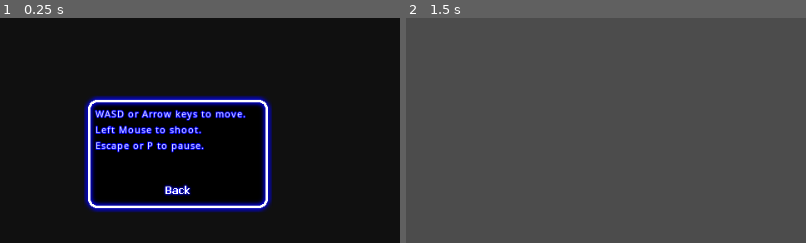
Above: before the commit, frames 1-2 (left to right).
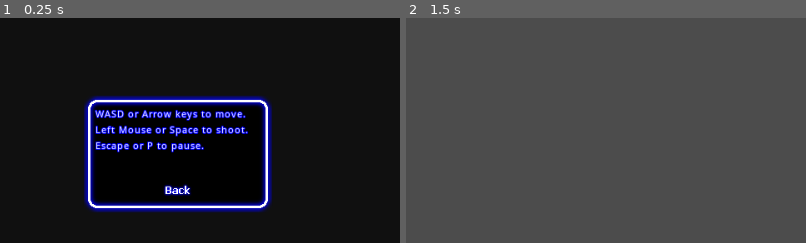
Above: after the commit, the same moments.

Repository: alpacanumerals/LD51
Game: Godot game, scene res://HelpBox.tscn
The game is run twice, just before and just after one commit, with the same random seed, the same clock (stepped at 60 frames per second) and the same inputs. This scene is started directly instead of the project's main scene.
Inputs (mouse positions are % of the whole screen's width and height, from its top left):
- Up to frame 1 (0.25 s): no input
- Up to frame 2 (1.5 s): tap Enter at 0.5 s; move the mouse to (72, 45) at 0.52 s; hold Right (ui_right) 0.53-1.25 s; tap P at 0.6 s; click (72, 45) at 0.67 s; click (50, 58) at 1.25 s
The pictures show only the part of the screen within x 28-78%, y 20-70%; the shares and areas given below are measured in that part.

The runs differ from the first frame. In frame 1, 0.6% of the frame differs, in the area x 38-62%, y 47-53%; in frame 2, nothing differs.

Commit message:
gameover png

Diff:
--- a/HelpBox.tscn
+++ b/HelpBox.tscn
@@ -36,16 +36,15 @@
 rect_min_size = Vector2( 198, 112 )
 
 [node name="MarginContainer" type="MarginContainer" parent="CenterContainer/VBoxContainer"]
-margin_left = 2.0
-margin_right = 196.0
+margin_right = 198.0
 margin_bottom = 54.0
 
 [node name="HelpText" type="Label" parent="CenterContainer/VBoxContainer/MarginContainer"]
-margin_right = 194.0
+margin_right = 198.0
 margin_bottom = 54.0
 custom_fonts/font = ExtResource( 5 )
 text = "WASD or Arrow keys to move.
-Left Mouse to shoot.
+Left Mouse or Space to shoot.
 Escape or P to pause."
 
 [node name="MidPad" type="Control" parent="CenterContainer/VBoxContainer"]
Binary file added: art/gameover.png
Not shown, added: art/gameover.png.import
